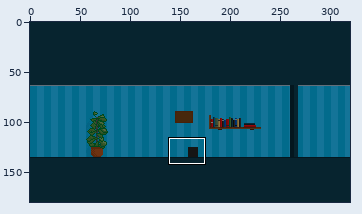
Edited in one commit: sprite sheet (www/img/level0/frame-1-background.png). Above, an overview of the earlier version with the close-up marked.
Close-up. Earlier state:
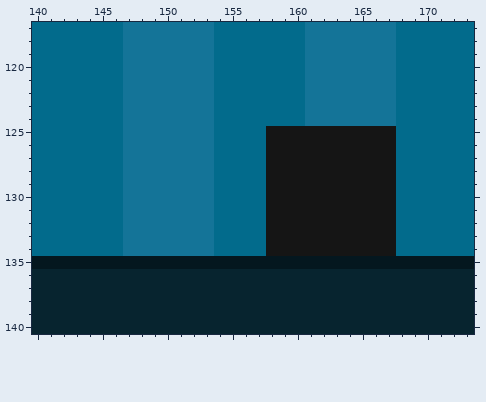
The file is 320x180 pixels. Colours within 5 levels of each other are drawn and written as one. Shown: x 140..173, y 117..140.
Now the later version:
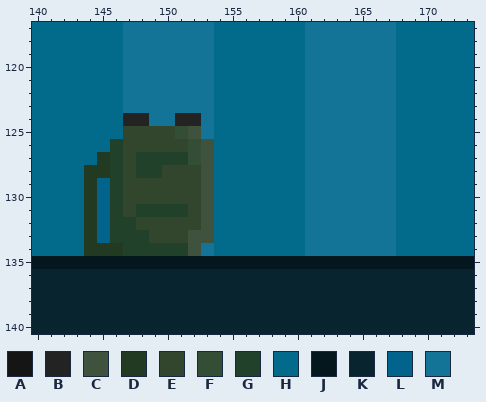
Palette (. is transparent): A #151515  B #232323  C #3e523d  D #223a21  E #31462d  F #334e34  G #21412b  H #026b8c  J #04171f  K #07242f  L #02648c  M #147498
Edits made:
@@ x 140..173 @@
 123 HHHHHHHMMMMMMMHHHHHHHMMMMMMMHHHHHH
-124 HHHHHHHMMMMMMMHHHHHHHMMMMMMMHHHHHH
-125 HHHHHHHMMMMMMMHHHHAAAAAAAAAAHHHHHH
-126 HHHHHHHMMMMMMMHHHHAAAAAAAAAAHHHHHH
-127 HHHHHHHMMMMMMMHHHHAAAAAAAAAAHHHHHH
-128 HHHHHHHMMMMMMMHHHHAAAAAAAAAAHHHHHH
-129 HHHHHHHMMMMMMMHHHHAAAAAAAAAAHHHHHH
-130 HHHHHHHMMMMMMMHHHHAAAAAAAAAAHHHHHH
-131 HHHHHHHMMMMMMMHHHHAAAAAAAAAAHHHHHH
-132 HHHHHHHMMMMMMMHHHHAAAAAAAAAAHHHHHH
-133 HHHHHHHMMMMMMMHHHHAAAAAAAAAAHHHHHH
-134 HHHHHHHMMMMMMMHHHHAAAAAAAAAAHHHHHH
+124 HHHHHHHBBMMBBMHHHHHHHMMMMMMMHHHHHH
+125 HHHHHHHEEEEFCMHHHHHHHMMMMMMMHHHHHH
+126 HHHHHHGEEEEEFCHHHHHHHMMMMMMMHHHHHH
+127 HHHHHDGEGGGGFCHHHHHHHMMMMMMMHHHHHH
+128 HHHHDDGEGGEEECHHHHHHHMMMMMMMHHHHHH
+129 HHHHDLGEEEEEECHHHHHHHMMMMMMMHHHHHH
+130 HHHHDLGEEEEEECHHHHHHHMMMMMMMHHHHHH
+131 HHHHDLGEGGGGECHHHHHHHMMMMMMMHHHHHH
+132 HHHHDLGGEEEEECHHHHHHHMMMMMMMHHHHHH
+133 HHHHDLGGGEEECCHHHHHHHMMMMMMMHHHHHH
+134 HHHHDDDGGGGGCMHHHHHHHMMMMMMMHHHHHH
 135 JJJJJJJJJJJJJJJJJJJJJJJJJJJJJJJJJJ
